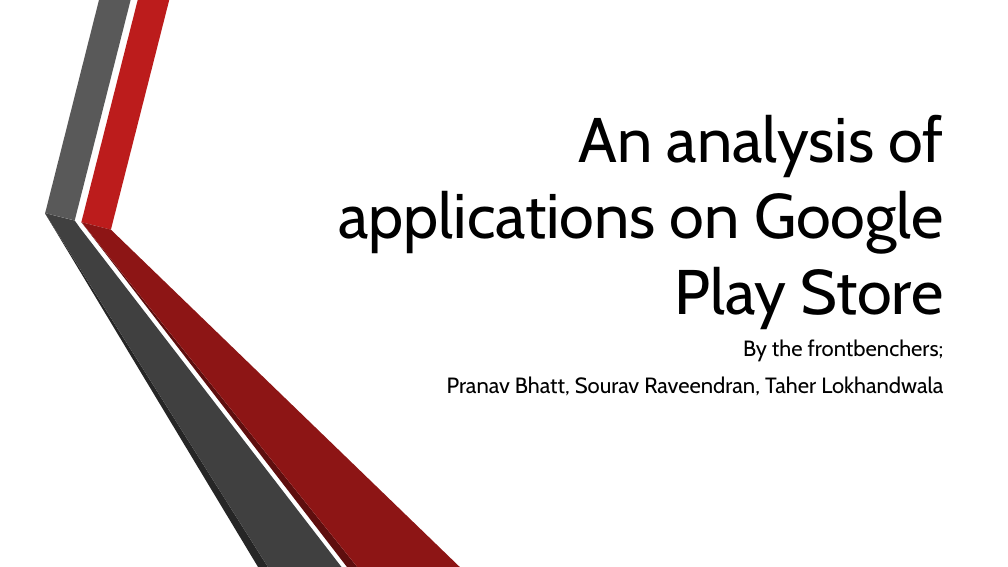
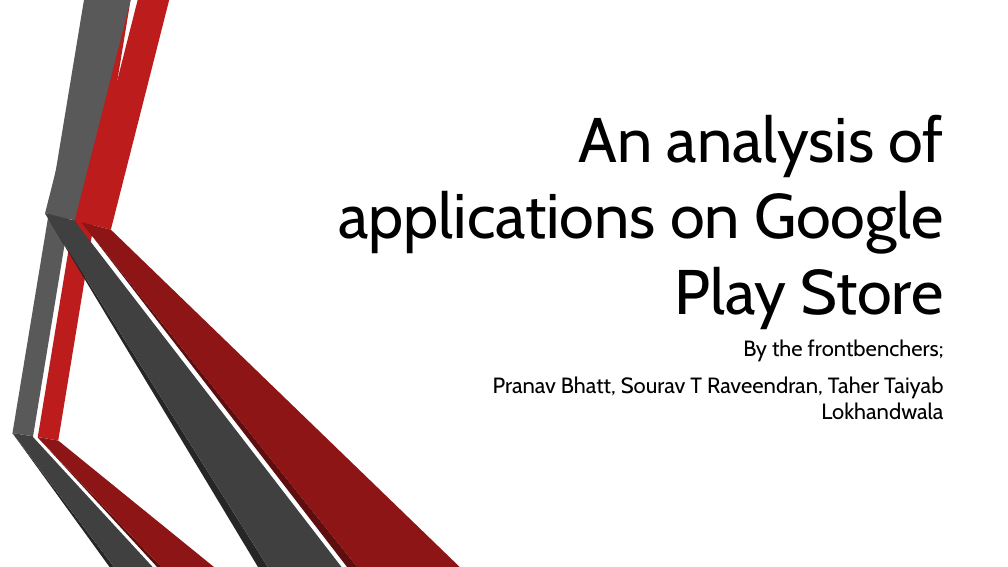
Before and after one commit to taherlokhandwala/IDSProject, a slide deck: slide 1 of IDS.pptx. Drawn at 1008x567 pixels with LibreOffice and Linux fonts; fonts in the diff are those of the drawing; background and template pictures are left out. Boxes give left, top, right and bottom in pixels: in the first picture for what was removed or moved away, otherwise in the second. Text is boxed around its words. In the diff, an @@ line names an element or a change of style, - is before the commit and + after.

```diff
--- a/IDS.pptx
+++ b/IDS.pptx
@@ text at (x1=493, y1=376, x2=943, y2=420): text changed @@
-Pranav Bhatt, Sourav Raveendran, Taher Lokhandwala
+Pranav Bhatt, Sourav T Raveendran, Taher Taiyab Lokhandwala
@@ group added at (x1=12, y1=0, x2=214, y2=567): 6 freeform shapes @@
```
Also in this commit, not shown: 9 other slides changed, 1 slide added, 3 other files.
